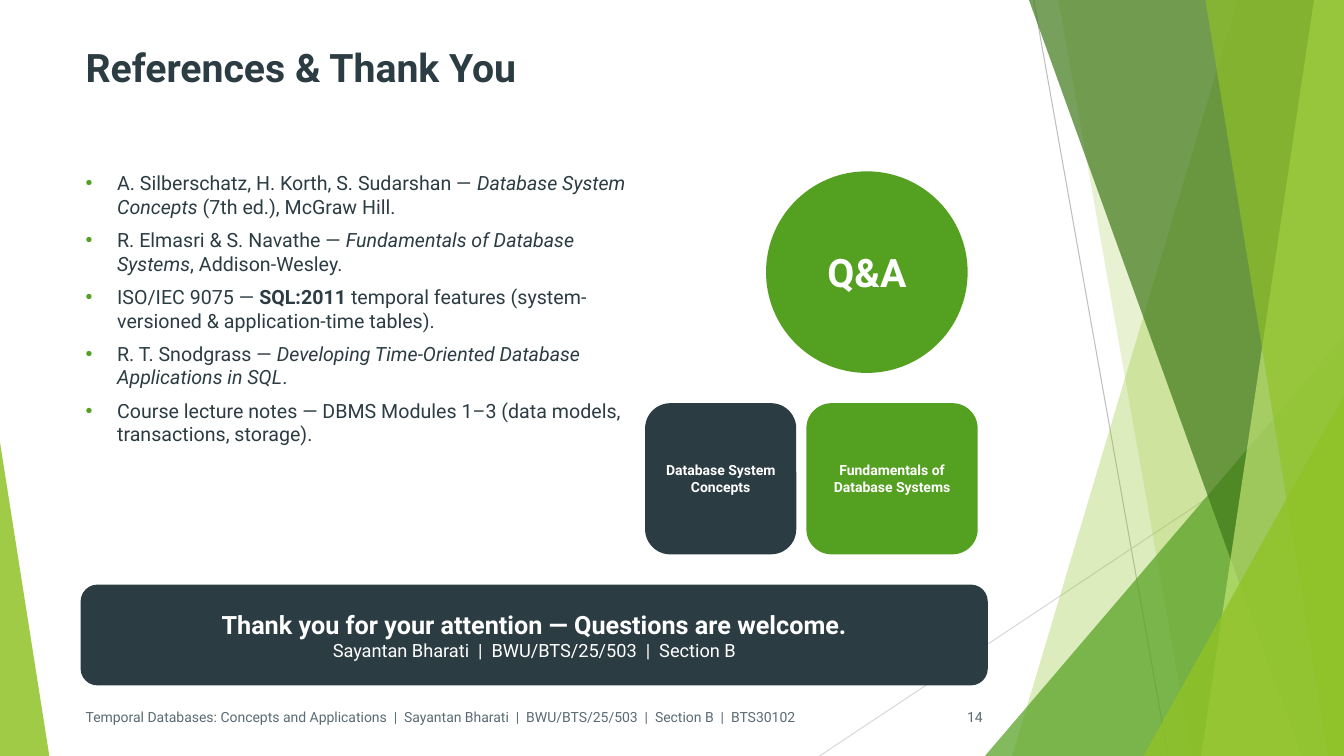
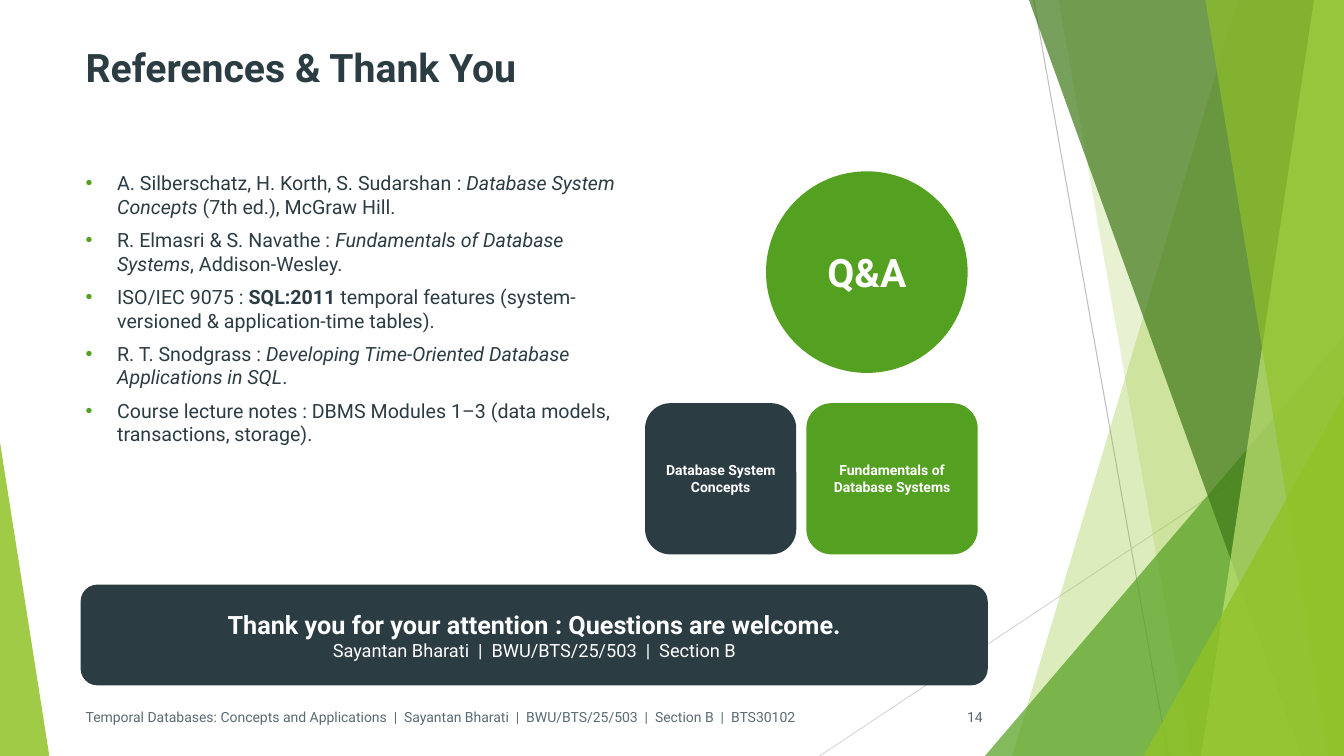
Before and after one commit to Sayantan-B-dev/SM_BtechSyllabusBWU, a slide deck: slide 14 of 3rdSem/Assignments/pptx/dbms/PPT_BTS30102_DBMS_Sayantan_Bharati.pptx. Drawn at 1344x756 pixels with LibreOffice and Linux fonts; fonts in the diff are those of the drawing. Boxes give left, top, right and bottom in pixels: in the first picture for what was removed or moved away, otherwise in the second. Text is boxed around its words. In the diff, an @@ line names an element or a change of style, - is before the commit and + after.

Commit message:
update dbms pptx and add pdf

```diff
--- a/3rdSem/Assignments/pptx/dbms/PPT_BTS30102_DBMS_Sayantan_Bharati.pptx
+++ b/3rdSem/Assignments/pptx/dbms/PPT_BTS30102_DBMS_Sayantan_Bharati.pptx
@@ text at (x1=117, y1=175, x2=615, y2=445): text changed @@
-• A. Silberschatz, H. Korth, S. Sudarshan — Database System Concepts (7th ed.), McGraw Hill.
-• R. Elmasri & S. Navathe — Fundamentals of Database Systems, Addison-Wesley.
-• ISO/IEC 9075 — SQL:2011 temporal features (system-versioned & application-time tables).
-• R. T. Snodgrass — Developing Time-Oriented Database Applications in SQL.
-• Course lecture notes — DBMS Modules 1–3 (data models, transactions, storage).
+• A. Silberschatz, H. Korth, S. Sudarshan : Database System Concepts (7th ed.), McGraw Hill.
+• R. Elmasri & S. Navathe : Fundamentals of Database Systems, Addison-Wesley.
+• ISO/IEC 9075 : SQL:2011 temporal features (system-versioned & application-time tables).
+• R. T. Snodgrass : Developing Time-Oriented Database Applications in SQL.
+• Course lecture notes : DBMS Modules 1–3 (data models, transactions, storage).
@@ text in rounded rectangle at (x1=228, y1=615, x2=841, y2=640): text changed @@
-Thank you for your attention — Questions are welcome.
+Thank you for your attention : Questions are welcome.
```
Also in this commit, not shown: 9 other slides changed, 1 other file.
